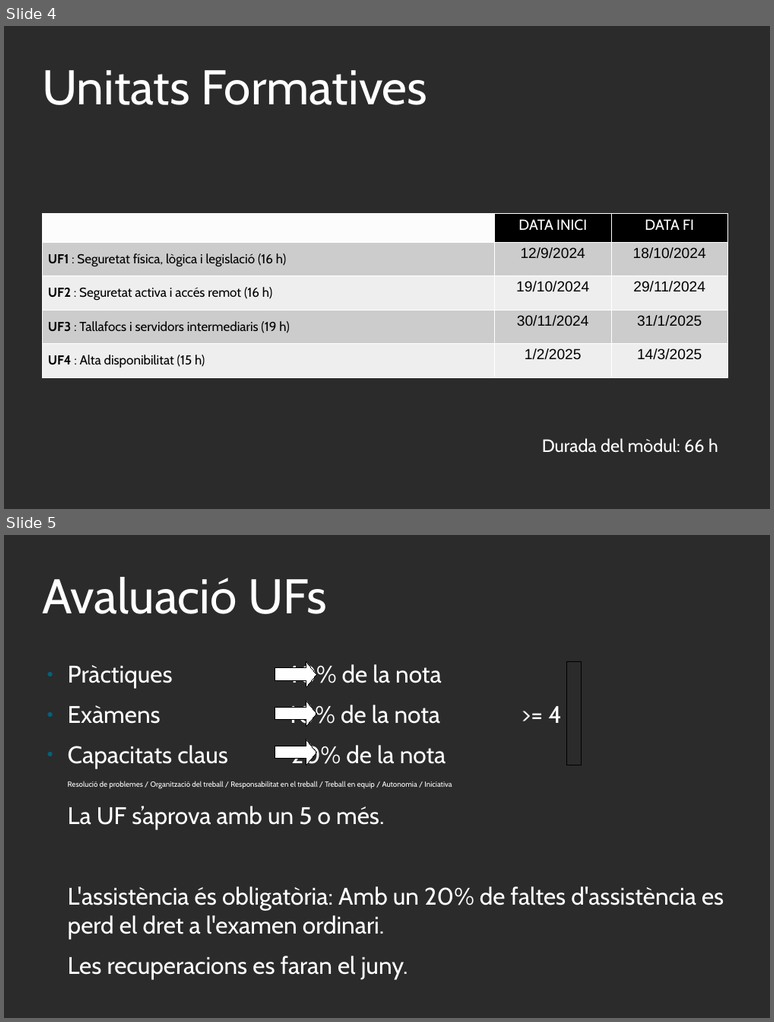
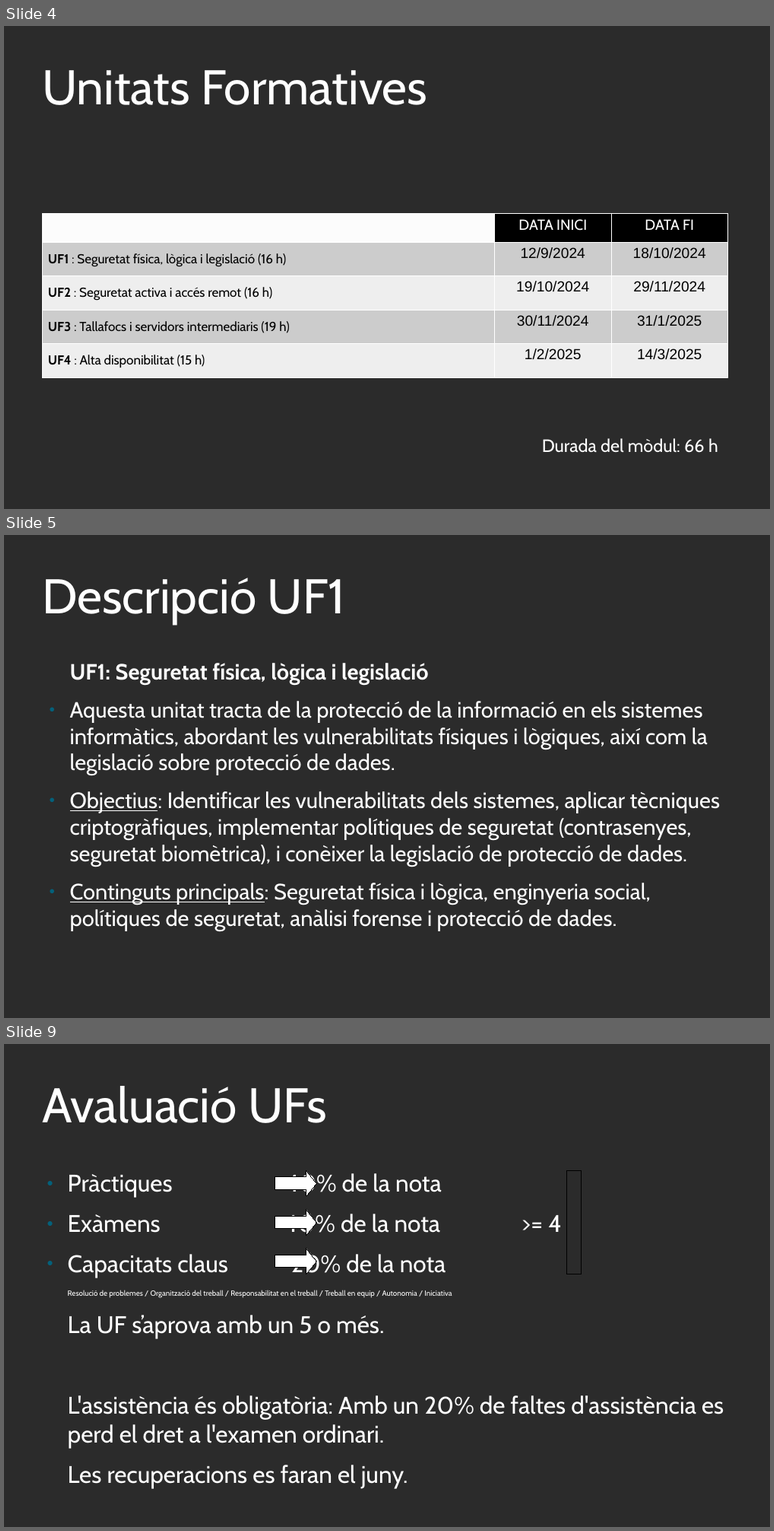
Before and after one commit to xbaubes/xbaubes, a slide deck: Presentacions/[ASIX-MP11] Seguretat i alta disponibilitat.odp. Shown one above the other, each under a label of ours: slides 4 and 5 before the commit, slides 4, 5 and 9 after it; the slides between them are not shown. The pictures are 774x1022 and 774x1531 pixels, drawn with LibreOffice and Linux fonts; fonts in the diff are those of the drawing; background and template pictures are left out; a plain dark background stands for a picture behind light text. Boxes give left, top, right and bottom in pixels: in the first picture for what was removed or moved away, otherwise in the second. Text is boxed around its words. In the diff, an @@ line names an element or a change of style, - is before the commit and + after.

```diff
--- a/Presentacions/[ASIX-MP11] Seguretat i alta disponibilitat.odp
+++ b/Presentacions/[ASIX-MP11] Seguretat i alta disponibilitat.odp
@@ slide 5 added at [4,535,770,1018], background picture (left out) @@
@@ title added at [42,578,346,625], 60 pt, text #FFFFFF @@
+Descripció UF1
@@ text added at [70,663,720,930], 27.2 pt, text #FFFFFF @@
+UF1: Seguretat física, lògica i legislació
+● Aquesta unitat tracta de la protecció de la informació en els sistemes informàtics, abordant les vulnerabilitats físiques i lògiques, així com la legislació sobre protecció de dades.
+● Objectius: Identificar les vulnerabilitats dels sistemes, aplicar tècniques criptogràfiques, implementar polítiques de seguretat (contrasenyes, seguretat biomètrica), i conèixer la legislació de protecció de dades.
+● Continguts principals: Seguretat física i lògica, enginyeria social, polítiques de seguretat, anàlisi forense i protecció de dades.
@@ what was slide 5 is now slide 9 @@
```
Also in this commit, not shown: 3 other slides added, 1 other file.
